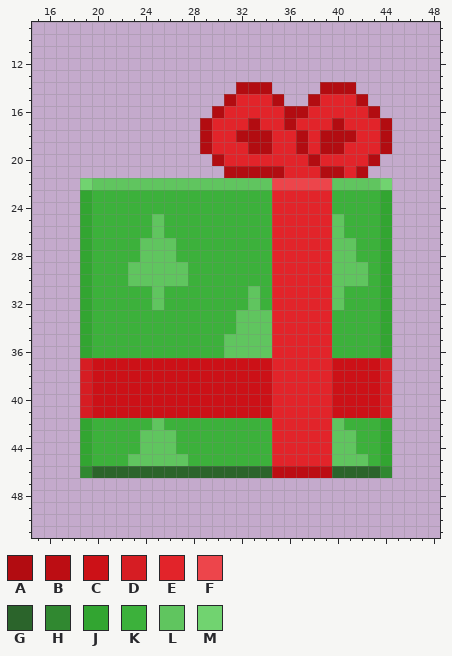
Pixel-art file: YetiFree/ChristmasGift.aseprite. That is the earlier state.
50x50 pixels, 1 frame. Shown: x 15..48, y 9..51. The old version is drawn lined up with the new one, on the new canvas.
Palette (. is transparent): A #b20c11  B #bc0d13  C #cc1117  D #d61d23  E #e2242a  F #ed454b  G #2b642b  H #308830  J #32a531  K #3cb13b  L #60c55f  M #71d370
Pixels before, first column x 19:
14 .............AAA....AAA...
15 ............AEEEA..AEEEA..
16 ...........AEEEEEAAEEEEEA.
17 ..........AEEEAEEAEEEAEEEA
18 ..........AEEAAAEEAEAAAEEA
19 ..........AEEEAAEEAEAAEEEA
20 ...........AEEEEEEEAEEEEA.
21 ............AAAAAEEEAAEA..
22 MLLLLLLLLLLLLLLLFFFFFLLLLM
23 JKKKKKKKKKKKKKKKEEEEEKKKKJ
24 JKKKKKKKKKKKKKKKEEEEEKKKKJ
25 JKKKKKLKKKKKKKKKEEEEELKKKJ
26 JKKKKKLKKKKKKKKKEEEEELKKKJ
27 JKKKKLLLKKKKKKKKEEEEELLKKJ
28 JKKKKLLLKKKKKKKKEEEEELLKKJ
29 JKKKLLLLLKKKKKKKEEEEELLLKJ
30 JKKKLLLLLKKKKKKKEEEEELLLKJ
31 JKKKKKLKKKKKKKLKEEEEELKKKJ
32 JKKKKKLKKKKKKKLKEEEEELKKKJ
33 JKKKKKKKKKKKKLLLEEEEEKKKKJ
34 JKKKKKKKKKKKKLLLEEEEEKKKKJ
35 JKKKKKKKKKKKLLLLEEEEEKKKKJ
36 JKKKKKKKKKKKLLLLEEEEEKKKKJ
37 DCCCCCCCCCCCCCCCEEEEECCCCD
38 DCCCCCCCCCCCCCCCEEEEECCCCD
39 DCCCCCCCCCCCCCCCEEEEECCCCD
40 DCCCCCCCCCCCCCCCEEEEECCCCD
41 DCCCCCCCCCCCCCCCEEEEECCCCD
42 JKKKKKLKKKKKKKKKEEEEELKKKJ
43 JKKKKLLLKKKKKKKKEEEEELLKKJ
44 JKKKKLLLKKKKKKKKEEEEELLKKJ
45 JKKKLLLLLKKKKKKKEEEEELLLKJ
46 HGGGGGGGGGGGGGGGBBBBBGGGGH
And afterwards:
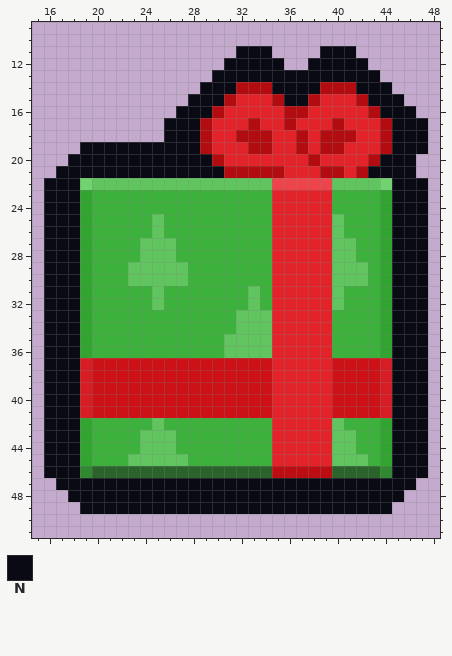
Colours new in this view: N #090a14
Diff:
canvas 50x50 -> 64x64, the old top-left corner now at 7,7
The author put colour N in row 11 at x 32 to 34 and 39 to 41; in row 12 at x 31 to 35 and 38 to 42; in row 13 at x 30 to 43; in row 14 at x 29 to 31, 35 to 38 and 42 to 44; in row 15 at x 28 to 30, 36 to 37 and 43 to 45; in row 16 at x 27 to 29 and 44 to 46.
The author put colour N in rows 17 to 18 at x 26 to 28 and 45 to 47; in row 19 at x 19 to 28 and 45 to 47; in row 20 at x 18 to 29 and 44 to 46; in row 21 at x 17 to 30 and 43 to 46; in rows 22 to 46 at x 16 to 18 and 45 to 47; in row 47 at x 17 to 46.
The author put colour N in row 48 at x 18 to 45; in row 49 at x 19 to 44.
